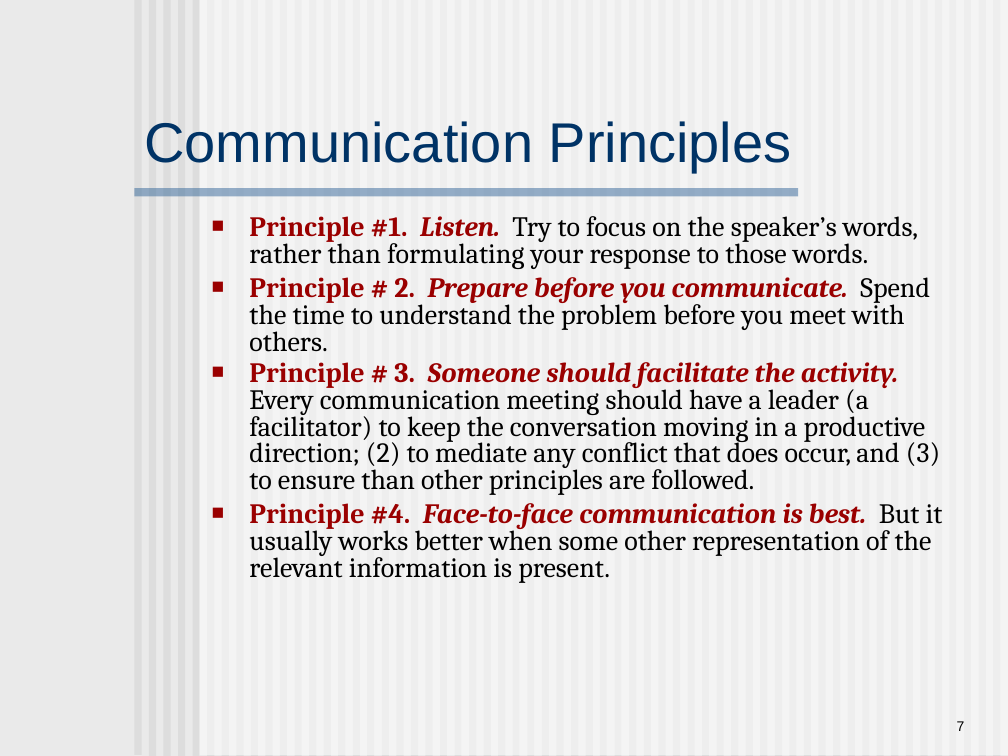
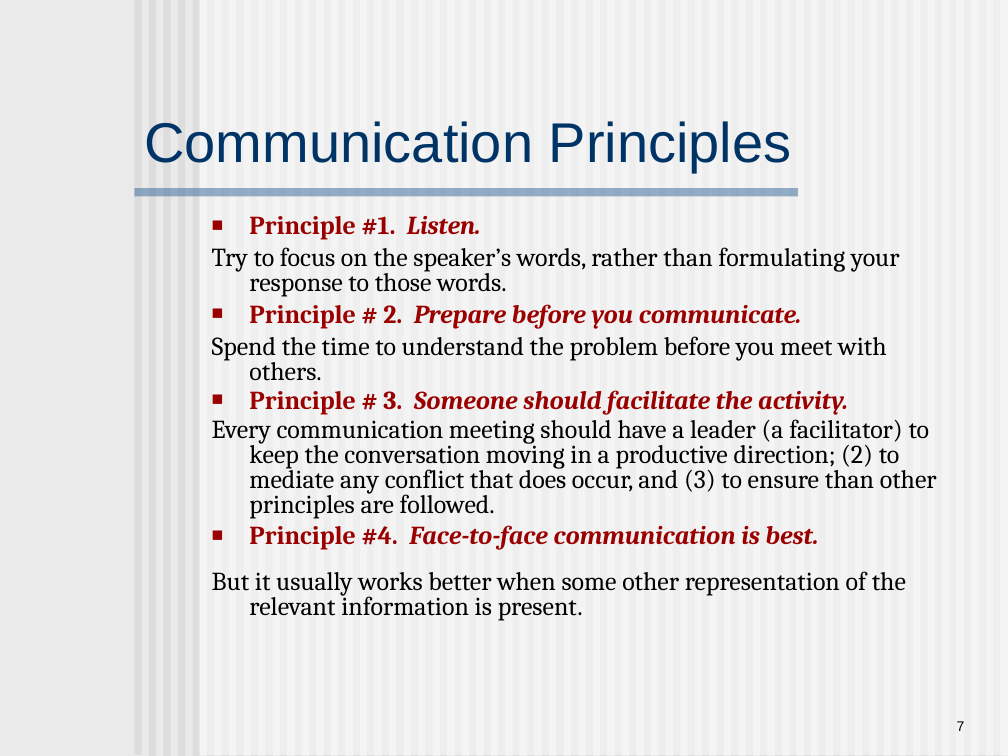
Before and after one commit to swtv-kaist/cs350-fall25, a slide deck: slide 7 of slides/lec20-ch6-principles.ppt. Drawn at 1008x756 pixels with LibreOffice and Linux fonts; fonts in the diff are those of the drawing. Boxes give left, top, right and bottom in pixels: in the first picture for what was removed or moved away, otherwise in the second. Text is boxed around its words. In the diff, an @@ line names an element or a change of style, - is before the commit and + after.

```diff
--- a/slides/lec20-ch6-principles.ppt
+++ b/slides/lec20-ch6-principles.ppt
@@ text at (x1=212, y1=216, x2=937, y2=621): text changed; size 20 to 18.5 pt @@
-■ Principle #1. Listen. Try to focus on the speaker’s words, rather than formulating your response to those words.
-■ Principle # 2. Prepare before you communicate. Spend the time to understand the problem before you meet with others.
-■ Principle # 3. Someone should facilitate the activity. Every communication meeting should have a leader (a facilitator) to keep the conversation moving in a productive direction; (2) to mediate any conflict that does occur, and (3) to ensure than other principles are followed.
-■ Principle #4. Face-to-face communication is best. But it usually works better when some other representation of the relevant information is present.
+■ Principle #1. Listen.
+Try to focus on the speaker’s words, rather than formulating your response to those words.
+■ Principle # 2. Prepare before you communicate.
+Spend the time to understand the problem before you meet with others.
+■ Principle # 3. Someone should facilitate the activity.
+Every communication meeting should have a leader (a facilitator) to keep the conversation moving in a productive direction; (2) to mediate any conflict that does occur, and (3) to ensure than other principles are followed.
+■ Principle #4. Face-to-face communication is best.
+But it usually works better when some other representation of the relevant information is present.
```
Also in this commit, not shown: 7 other slides changed, 1 other file.
